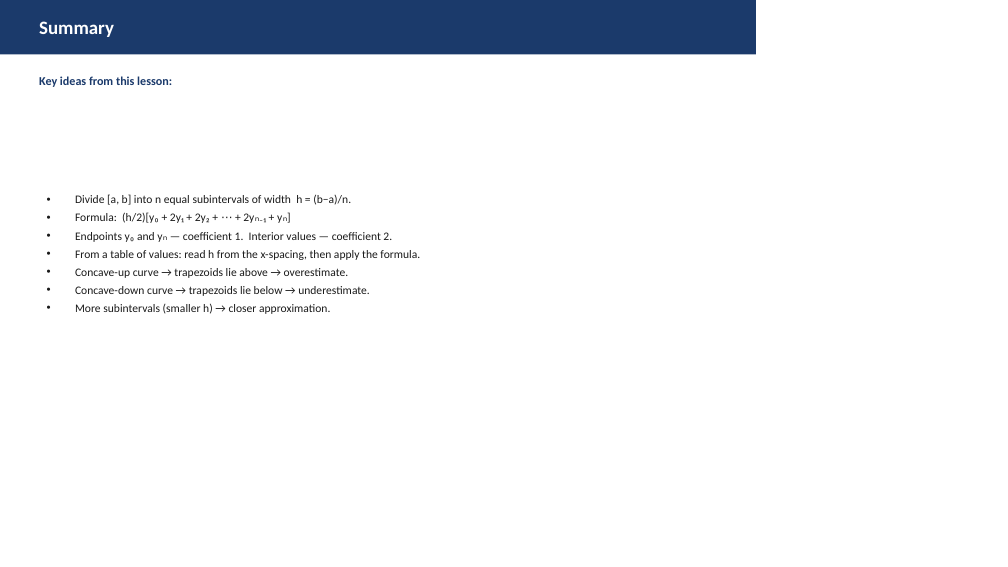
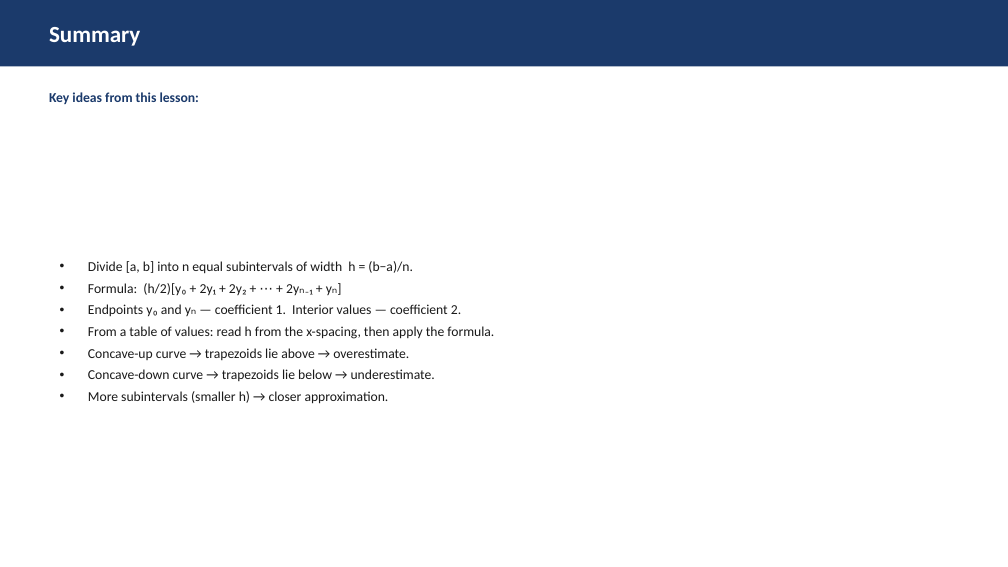
Before and after one commit to xiharbingerix/hsc-maths-coach, a slide deck: slide 11 of generated-slides/year-12-advanced/further-integral-calculus/trapezoidal-rule.pptx. Drawn at 1008x567 pixels with LibreOffice and Linux fonts; fonts in the diff are those of the drawing. Boxes give left, top, right and bottom in pixels: in the first picture for what was removed or moved away, otherwise in the second. Text is boxed around its words. In the diff, an @@ line names an element or a change of style, - is before the commit and + after.

```diff
--- a/generated-slides/year-12-advanced/further-integral-calculus/trapezoidal-rule.pptx
+++ b/generated-slides/year-12-advanced/further-integral-calculus/trapezoidal-rule.pptx
@@ rectangle: place and size @@
-rectangle at bbox=[0, 0, 756, 54]
+rectangle at bbox=[0, 0, 1008, 67]
@@ text "Summary": place and size @@
-text "Summary" at bbox=[39, 21, 114, 37]
+text "Summary" at bbox=[49, 27, 140, 46]
@@ text "Summary" at bbox=[49, 27, 140, 46]: size 18 to 22 pt @@
@@ text "Key ideas from this lesson:": place and size @@
-text "Key ideas from this lesson:" at bbox=[39, 76, 172, 87]
+text "Key ideas from this lesson:" at bbox=[49, 92, 199, 104]
@@ text "Key ideas from this lesson:" at bbox=[49, 92, 199, 104]: size 11.5 to 13 pt @@
@@ text "Divide [a, b] into n ...": place and size @@
-text "Divide [a, b] into n ..." at bbox=[75, 194, 420, 314]
+text "Divide [a, b] into n ..." at bbox=[88, 261, 494, 404]
@@ text "Divide [a, b] into n ..." at bbox=[88, 261, 494, 404]: size 11 to 13 pt; more space between paragraphs @@
```
Also in this commit, not shown: 9 other slides changed, 1 slide added, 1 slide removed, 11 other files.
